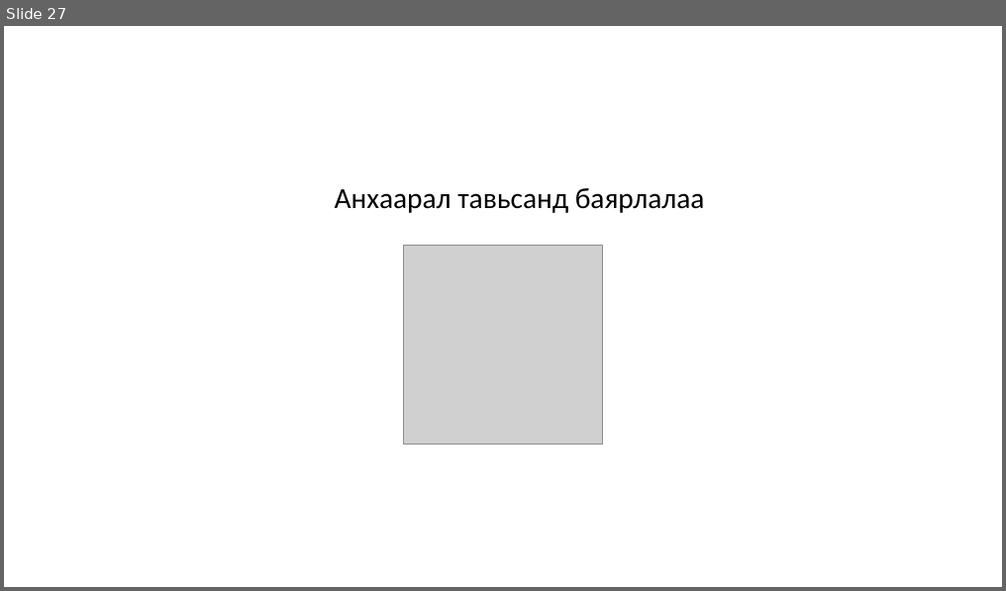
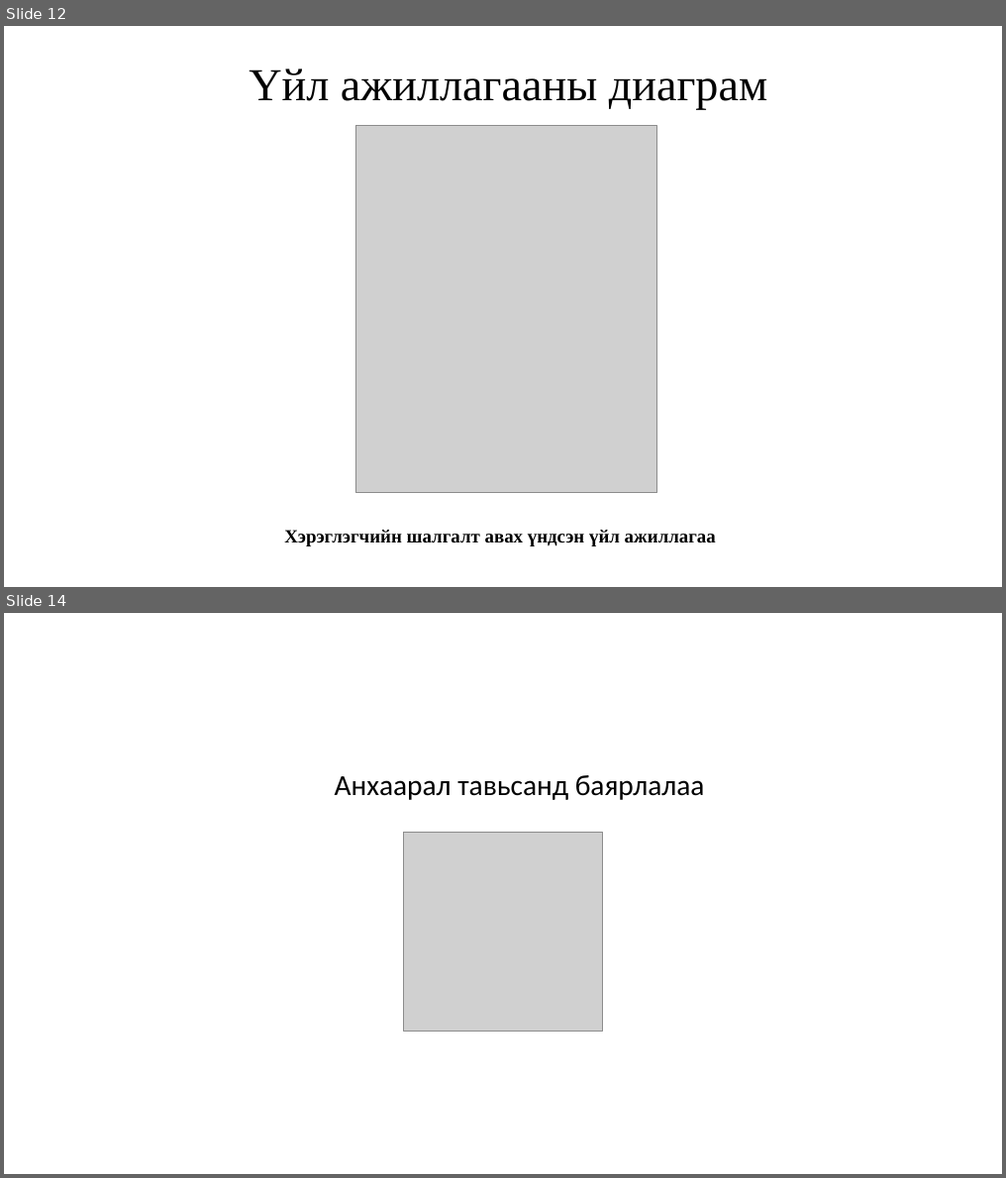
Before and after one commit to Munkhtuvshin/lat, a slide deck: diplom.odp. Shown one above the other, each under a label of ours: slide 27 before the commit, slides 12 and 14 after it; the slides between them are not shown. The pictures are 1006x591 and 1006x1178 pixels, drawn with LibreOffice and Linux fonts; fonts in the diff are those of the drawing; grey boxes stand for pictures. Boxes give left, top, right and bottom in pixels: in the first picture for what was removed or moved away, otherwise in the second. Text is boxed around its words. In the diff, an @@ line names an element or a change of style, - is before the commit and + after.

```diff
--- a/diplom.odp
+++ b/diplom.odp
@@ slide 12 added at (4,26,1002,587), background #FFFFFF @@
@@ text added at (249,69,767,110), 44 pt, text #000000 @@
+Үйл ажиллагааны диаграм
@@ picture added at (355,126,657,493) @@
@@ text added at (284,530,716,547), 18 pt, text #000000, bold @@
+Хэрэглэгчийн шалгалт авах үндсэн үйл ажиллагаа
@@ what was slide 27 is now slide 14 @@
```
Also in this commit, not shown: 3 slides changed, 9 other slides added, 23 slides removed, 11 other files.
